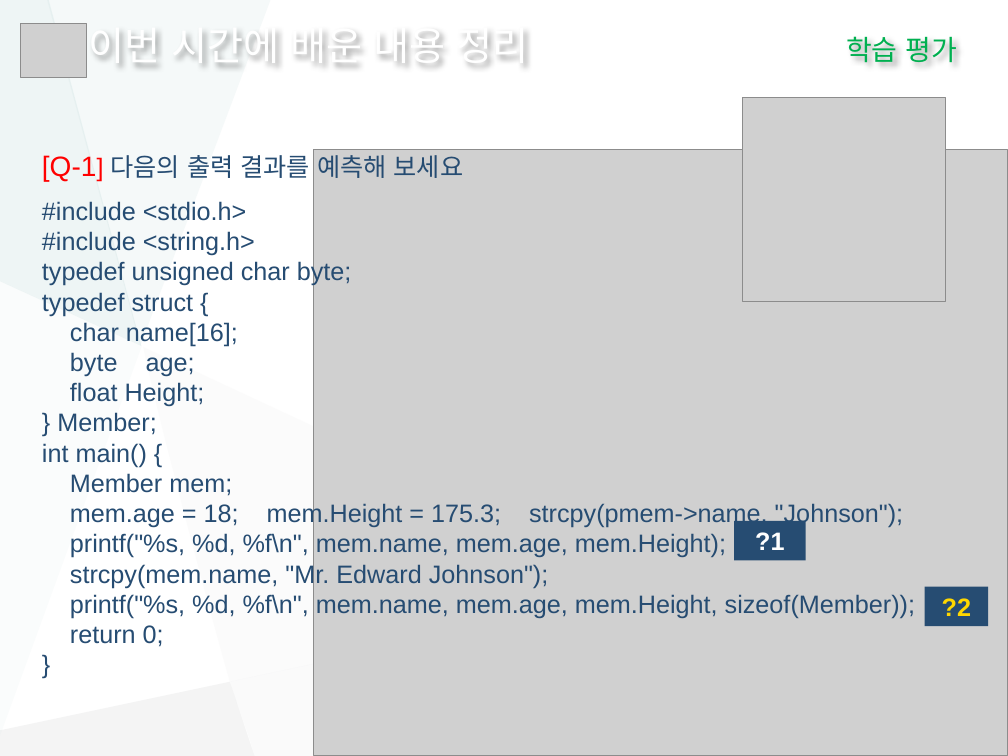
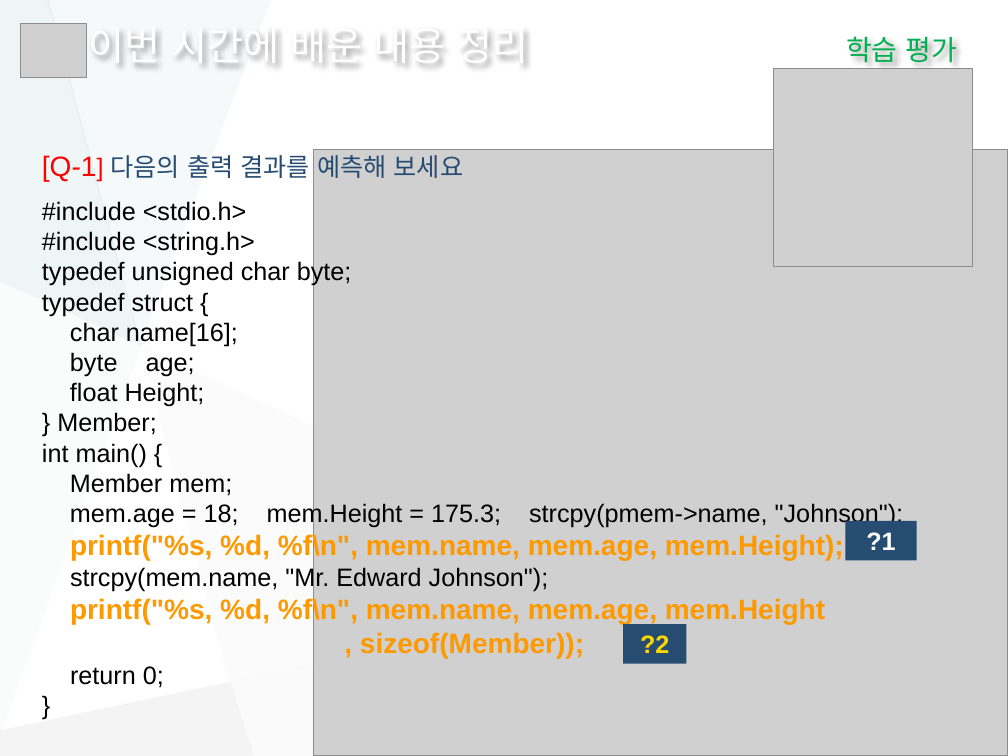
Before and after one commit to nextye/AnsanPC, a slide deck: slide 14 of HRD/nPPT/응용SW어플리케이션.pptx. Drawn at 1008x756 pixels with LibreOffice and Linux fonts; fonts in the diff are those of the drawing; grey boxes stand for pictures. Boxes give left, top, right and bottom in pixels: in the first picture for what was removed or moved away, otherwise in the second. Text is boxed around its words. In the diff, an @@ line names an element or a change of style, - is before the commit and + after.

```diff
--- a/HRD/nPPT/응용SW어플리케이션.pptx
+++ b/HRD/nPPT/응용SW어플리케이션.pptx
@@ picture: place and size @@
-picture at [742,98,946,301]
+picture at [774,69,973,267]
@@ text at [42,201,903,688]: text colour #264C72 to #000000 in "#include <stdio.h>", "#include <string.h>", "typedef unsigned char byte;", "typedef struct {" and 10 more places; size 18 to 20 pt, text colour #264C72 to #FF9900, bold on in "printf("%s, %d, %f\n", mem.name, mem.age, mem.Height);" @@
@@ rectangle "?1": place and size @@
-rectangle "?1" at [734,521,805,560]
+rectangle "?1" at [846,521,917,560]
@@ text at [70,597,825,658]: text changed; size 18 to 20 pt; text colour #264C72 to #FF9900; bold on @@
-printf("%s, %d, %f\n", mem.name, mem.age, mem.Height, sizeof(Member));
+printf("%s, %d, %f\n", mem.name, mem.age, mem.Height
+, sizeof(Member));
@@ rectangle "?2": place and size @@
-rectangle "?2" at [924,587,988,626]
+rectangle "?2" at [623,624,686,663]
```
Also in this commit, not shown: 15 other slides changed, 1 slide added, 1 slide removed.
